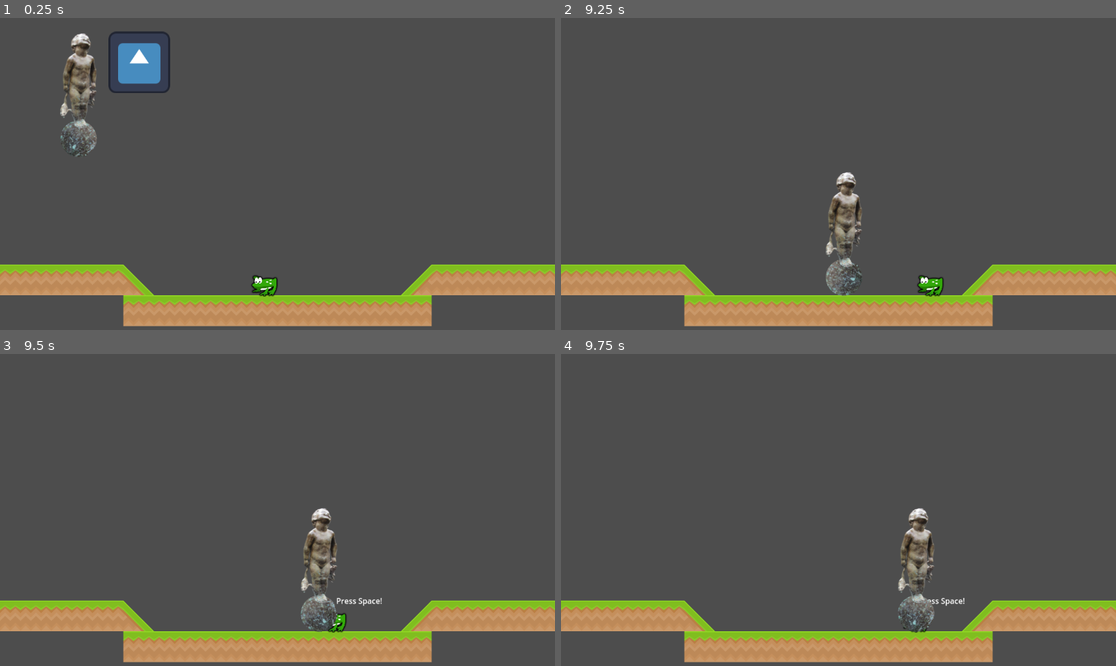
Above: before the commit, frames 1-4 (two rows, left to right).
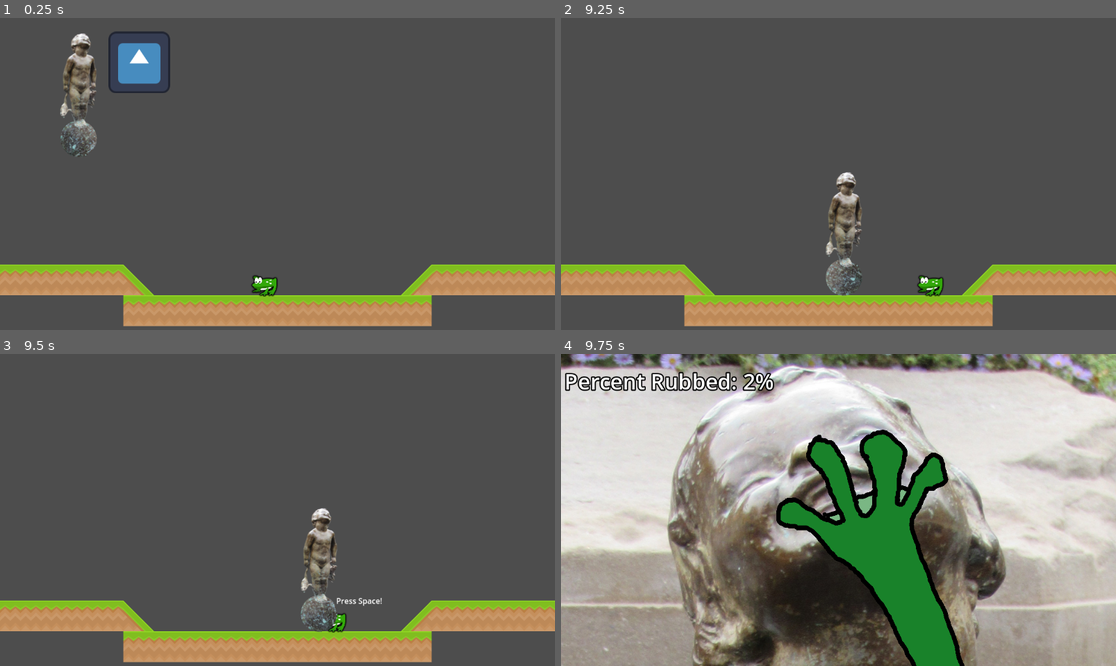
Above: after the commit, the same moments.

Repository: bsu-cs315/midsemester-jam-wright
Game: Godot game, scene res://world/world.tscn
The game is run twice, just before and just after one commit, with the same random seed, the same clock (stepped at 60 frames per second) and the same inputs. The engine's default icon, where the game draws it, is replaced by a stand-in: a white triangle on a blue panel in a dark square.
Inputs:
- Up to frame 1 (0.25 s): no input
- Up to frame 2 (9.25 s): hold D (move_right) 0.53-2.03 s; tap Space (mash) every 0.75 s from 0.6 to 8.85 s; tap W (jump) at 0.77, 1.52, 3.02, 3.77, 4.52, 6.02, 6.77, 7.52, 9.02 s; hold Left (move_left) 2.03-4.28 s; hold D (move_right) 4.28-8.03 s; hold Left (move_left) from 8.03 s (still down)
- Up to frame 3 (9.5 s): keep holding Left (move_left)
- Up to frame 4 (9.75 s): tap Space (mash) at 9.5, 9.6 s; release Left (move_left) at 9.53 s; hold D (move_right) from 9.53 s (still down)

Frames 1-3 are identical in both runs. In frame 4, 96% of the frame differs, in the area x 0-100%, y 0-100%.

Commit message:
Connect the main world to the mash world

Diff:
--- a/project4/frog/frog.gd
+++ b/project4/frog/frog.gd
@@ -1,11 +1,13 @@
 extends CharacterBody2D
 
+signal mash_requested
 
 const _SPEED := 300.0
 const _JUMP_VELOCITY := -400.0
 
 # Get the gravity from the project settings to be synced with RigidBody nodes.
 var _gravity = ProjectSettings.get_setting("physics/2d/default_gravity")
+var _mash_available = false
 
 @onready var _instructions : Label = $PressLabel
 
@@ -18,6 +20,9 @@
 	# Handle Jump.
 	if Input.is_action_just_pressed("jump") and is_on_floor():
 		velocity.y = _JUMP_VELOCITY
+
+	if _mash_available and Input.is_action_just_pressed("mash"):
+		mash_requested.emit()
 
 	# Get the input direction and handle the movement/deceleration.
 	# As good practice, you should replace UI actions with custom gameplay actions.
@@ -33,8 +38,10 @@
 func _on_touch_area_body_entered(body) -> void:
 	if is_instance_of(body, FrogBaby):
 		_instructions.show()
+		_mash_available = true
 
 
 func _on_touch_area_body_exited(body) -> void:
 	if is_instance_of(body, FrogBaby):
 		_instructions.hide()
+		_mash_available = false
--- /dev/null
+++ b/project4/world/world.gd
@@ -0,0 +1,7 @@
+extends Node2D
+
+
+
+
+func _on_frog_mash_requested():
+	get_tree().call_deferred("change_scene_to_file", "res://world/mash_world.tscn")
--- a/project4/world/world.tscn
+++ b/project4/world/world.tscn
@@ -1,6 +1,7 @@
-[gd_scene load_steps=12 format=3 uid="uid://n8h7c6qrmd4b"]
+[gd_scene load_steps=13 format=3 uid="uid://n8h7c6qrmd4b"]
 
 [ext_resource type="Texture2D" uid="uid://b1ufnccwn5ibk" path="res://world/grassMid.png" id="1_jjb0s"]
+[ext_resource type="Script" path="res://world/world.gd" id="1_uhjdc"]
 [ext_resource type="Texture2D" uid="uid://ctx87jyjpjgxv" path="res://world/grassHill_left.png" id="2_gvjo8"]
 [ext_resource type="Texture2D" uid="uid://c8jplh0j12egs" path="res://world/grassHill_right.png" id="3_n54oa"]
 [ext_resource type="Texture2D" uid="uid://cyigmsxmj14lk" path="res://icon.svg" id="4_raxt6"]
@@ -43,6 +44,7 @@
 radius = 76.3692
 
 [node name="World" type="Node2D"]
+script = ExtResource("1_uhjdc")
 
 [node name="TileMap" type="TileMap" parent="."]
 tile_set = SubResource("TileSet_k76m7")
@@ -66,3 +68,5 @@
 
 [node name="FrogBaby" parent="." instance=ExtResource("6_lw11w")]
 position = Vector2(88, 218)
+
+[connection signal="mash_requested" from="Frog" to="." method="_on_frog_mash_requested"]
